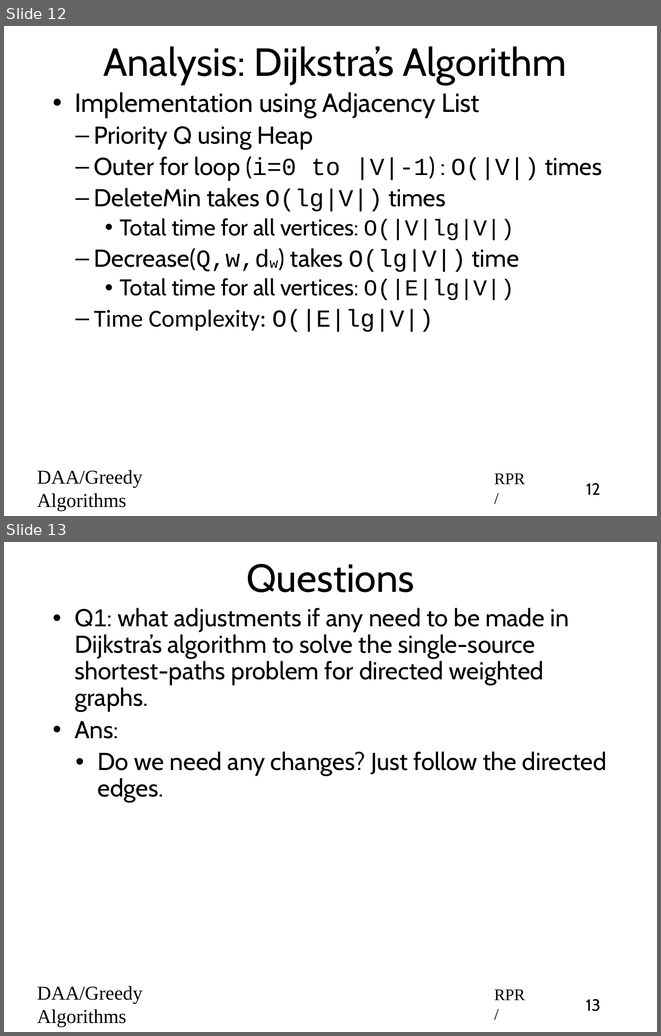
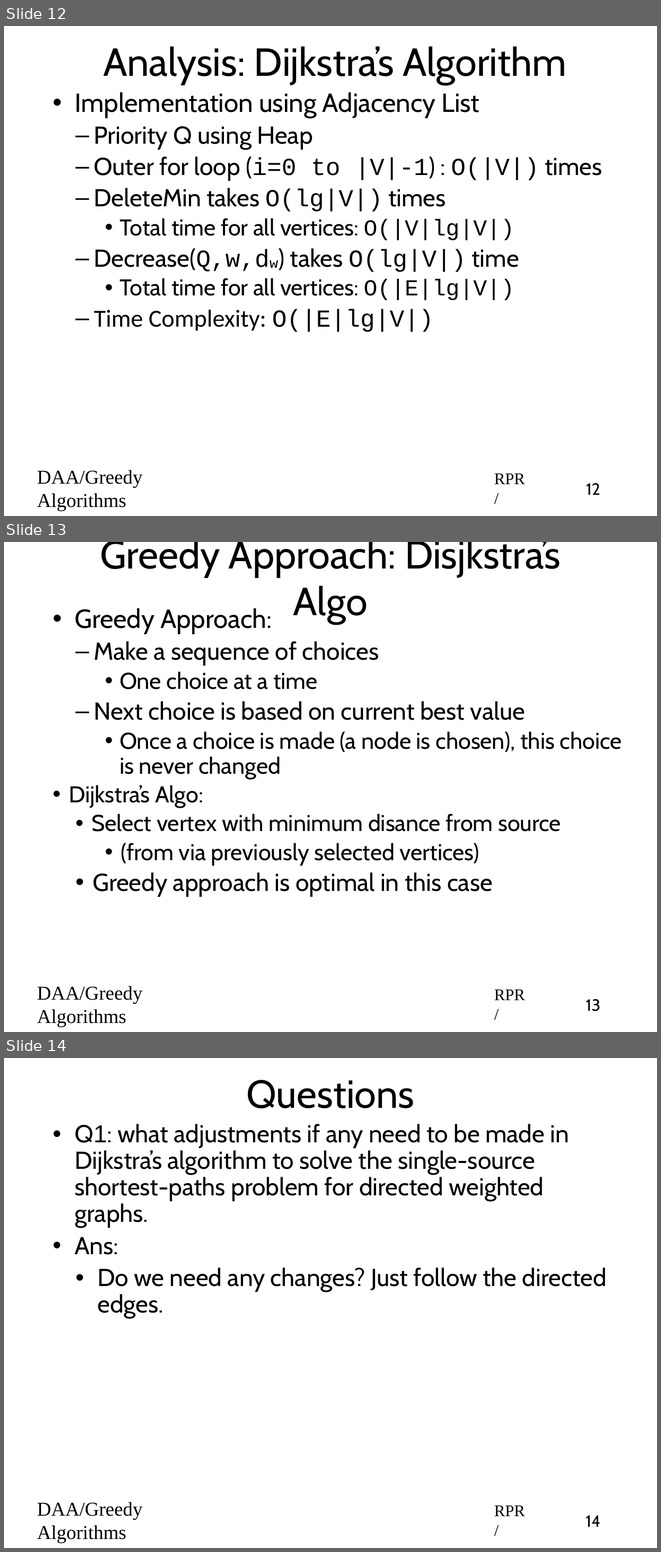
Before and after one commit to rprustagi/2019_20-Even-18CS42-DAA, a slide deck: Slides/2020-Even-DAA-L24-Greedy-Algo-SSSP-Dijkstra.pptx. Shown one above the other, each under a label of ours: slides 12 and 13 before the commit, slides 12, 13 and 14 after it. The pictures are 661x1036 and 661x1552 pixels, drawn with LibreOffice and Linux fonts; fonts in the diff are those of the drawing. Boxes give left, top, right and bottom in pixels: in the first picture for what was removed or moved away, otherwise in the second. Text is boxed around its words. In the diff, an @@ line names an element or a change of style, - is before the commit and + after.

Commit message:
justification for Dijkstra algo is greedy approach

```diff
--- a/Slides/2020-Even-DAA-L24-Greedy-Algo-SSSP-Dijkstra.pptx
+++ b/Slides/2020-Even-DAA-L24-Greedy-Algo-SSSP-Dijkstra.pptx
@@ slide 13 added at [4, 542, 657, 1032], background #FFFFFF @@
@@ title added at [100, 542, 560, 624], 48 pt, text #000000 @@
+Greedy Approach: Disjkstra’s Algo
@@ text added at [69, 608, 622, 897], 28 pt, text #000000 @@
+• Greedy Approach:
+  – Make a sequence of choices
+    • One choice at a time
+  – Next choice is based on current best value
+    • Once a choice is made (a node is chosen), this choice is never changed
+• Dijkstra’s Algo:
+  • Select vertex with minimum disance from source
+    • (from via previously selected vertices)
+  • Greedy approach is optimal in this case
@@ text added at [37, 986, 142, 1027], 24 pt, text #000000 @@
+DAA/Greedy Algorithms
@@ text added at [494, 989, 525, 1000], 20 pt, text #000000 @@
+RPR/
@@ page number added at [586, 999, 601, 1011], 20 pt, text #000000 @@
+13
@@ what was slide 13 is now slide 14 @@
@@ page number at [585, 1515, 600, 1527]: text changed @@
-13
+14
```
Also in this commit, not shown: 1 other file.
